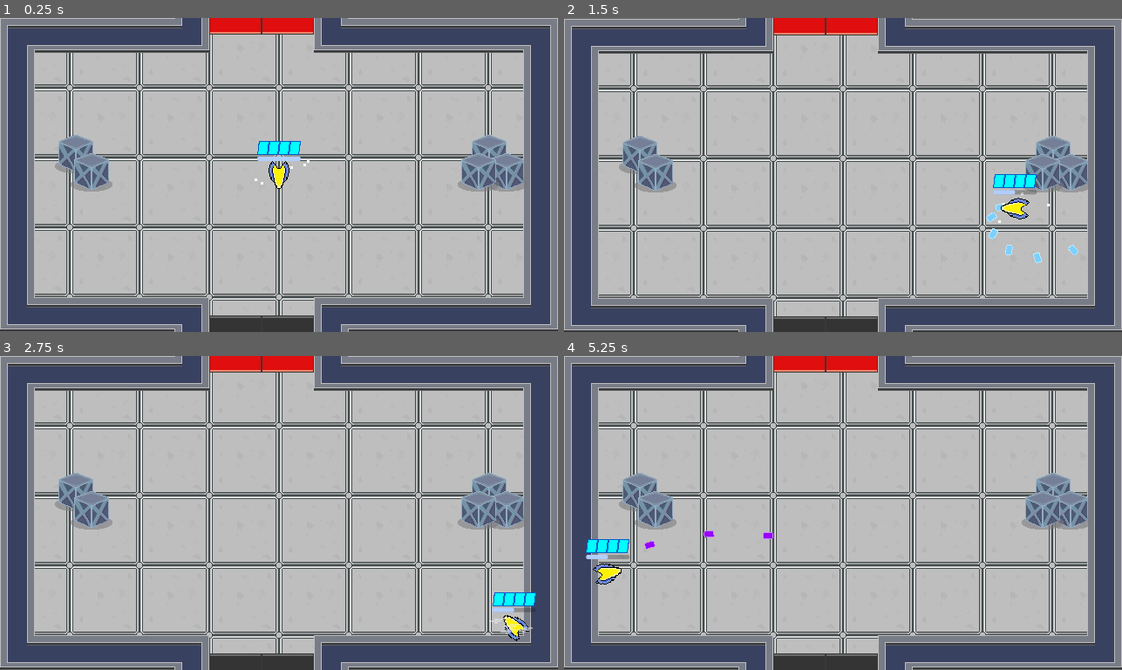
Above: before the commit, frames 1-4 (two rows, left to right).
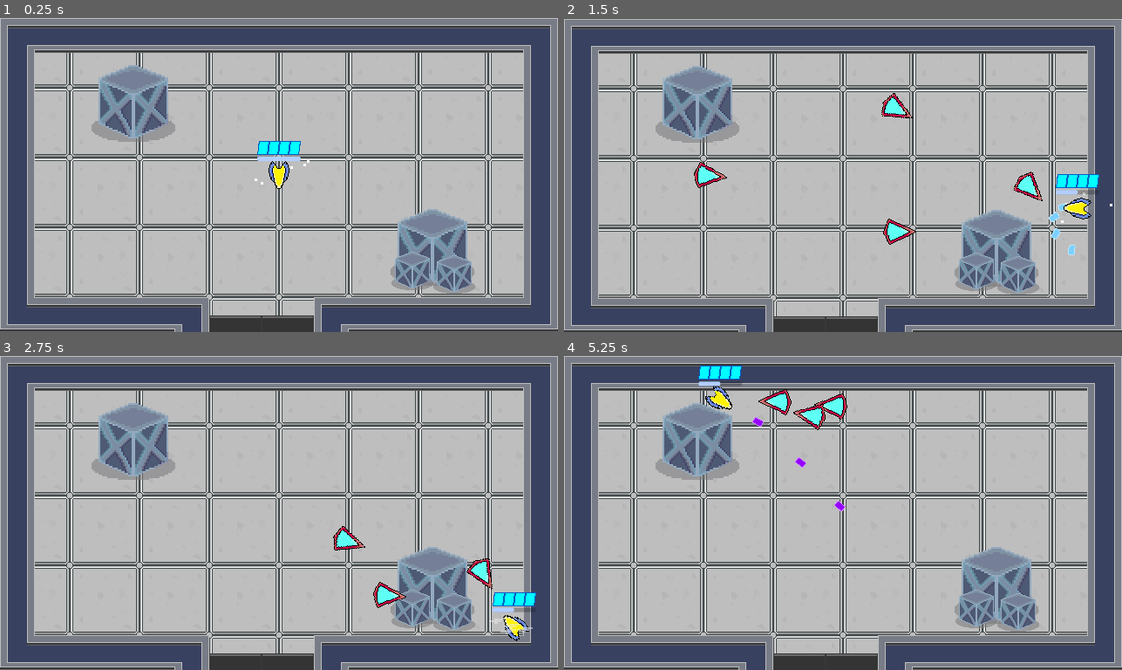
Above: after the commit, the same moments.

Repository: Nick98765432/Space-Blast
Game: Godot game, scene res://Levels/Level levels/group 1/Level 1-1.tscn
Two runs of this game, one before a commit and one after it. Both use one fixed random seed, a clock stepped at 60 frames per second and the inputs below. Before the commit the project starts from res://Levels/Level levels/group 2/Level 2-3.tscn. Sound files missing from this copy of the repository are replaced by a short silence.
Inputs (mouse positions are in pixels of both pictures, inside the frame that each line leads up to):
- Up to frame 1 (0.25 s): no input
- Up to frame 2 (1.5 s): move the mouse to (965, 159) at 0.52 s; hold D (right) 0.53-1.28 s; tap Shift (dash) at 0.6 s; move the mouse to (731, 190) at 1.27 s; hold S (down) from 1.28 s (still down); right-click (731, 190) at 1.35 s
- Up to frame 3 (2.75 s): tap Shift (dash) at 1.55, 2.1 s; move the mouse to (334, 443) at 2.02 s; release S (down) at 2.03 s; hold D (right) from 2.03 s (still down)
- Up to frame 4 (5.25 s): move the mouse to (815, 575) at 2.77 s; release D (right) at 2.78 s; hold W (up) 2.78-3.53 s; tap 3 (fullAuto) at 2.85 s; tap Shift (dash) at 3.05, 3.8, 4.55 s; move the mouse to (1010, 560) at 3.52 s; hold A (left) 3.53-5.03 s; tap E (interact) at 3.6 s; move the mouse to (675, 465) at 4.27 s; tap Space (parry) at 4.35 s; move the mouse to (870, 513) at 5.02 s; press the mouse at (870, 513) at 5.03 s; hold S (down) from 5.03 s (still down)

The runs differ from the first frame. In frame 1, 11% of the frame differs, in the area x 9-94%, y 0-88%; in frame 2, 13%; in frame 3, 12%; in frame 4, 14%, in the area x 3-94%, y 0-88%.

Commit message:
music stuff

Diff:
--- a/Enemies/health.gd
+++ b/Enemies/health.gd
@@ -26,10 +26,6 @@
 	else:
 		if bossBar:
 			bossBar.hide()
-	if bossBar:
-		print(bossBar.visible)
-		print(bossBar.position)
-	print(player.bossBarCount)
 
 func _process(delta: float) -> void:
 	if bossBar:
--- a/Levels/Level levels/group 1/Level 1-1.tscn
+++ b/Levels/Level levels/group 1/Level 1-1.tscn
@@ -148,6 +148,7 @@
 volume_db = -3.0
 autoplay = true
 script = ExtResource("2_v16v0")
+intro = true
 
 [node name="Music" type="AudioStreamPlayer" parent="." node_paths=PackedStringArray("intro")]
 stream = ExtResource("3_grpvx")
--- a/Levels/Level levels/group 1/Level 1-3.tscn
+++ b/Levels/Level levels/group 1/Level 1-3.tscn
@@ -19,6 +19,8 @@
 [ext_resource type="PackedScene" uid="uid://s5rskgpj4mpd" path="res://Levels/LevelBuilderStuff/Scenes/useful stuff/doorStuff/RedKey.tscn" id="13_5h2pn"]
 [ext_resource type="PackedScene" uid="uid://c0tlo2ft5d445" path="res://Levels/LevelBuilderStuff/Scenes/spawners/GunManSpawner.tscn" id="14_ddsie"]
 [ext_resource type="PackedScene" uid="uid://c6nybe6m7akgp" path="res://Levels/LevelBuilderStuff/Scenes/useful stuff/level format/LevelEnd.tscn" id="16_6vuim"]
+[ext_resource type="AudioStream" uid="uid://bi20r3lox2aba" path="res://Sounds/Music/Another Chance - Infrared Scale.wav" id="18_g7xef"]
+[ext_resource type="PackedScene" uid="uid://c1h1pkc4yg5pk" path="res://Levels/Level levels/group 2/Level 2-1.tscn" id="21_qx10y"]
 
 [sub_resource type="NavigationPolygon" id="NavigationPolygon_2f3ce"]
 vertices = PackedVector2Array(20, 20, -20, 20, -20, -20, 20, -20)
@@ -280,15 +282,20 @@
 [node name="ProjGuySpawner2" parent="Enemies/Room 3/Wave 2" instance=ExtResource("10_h0q26")]
 position = Vector2(1120, 456)
 
-[node name="Door4" parent="Enemies" instance=ExtResource("6_jb7vc")]
+[node name="Door4" parent="Enemies" node_paths=PackedStringArray("music") instance=ExtResource("6_jb7vc")]
 position = Vector2(300, 0)
 rotation = 1.5708
 red = true
 blue = true
-
-[node name="NextRoom4" parent="Enemies" instance=ExtResource("7_miwav")]
-position = Vector2(320, -93)
+stopMusic = true
+music = NodePath("../../Music")
+
+[node name="NextRoom4" parent="Enemies" node_paths=PackedStringArray("current") instance=ExtResource("7_miwav")]
+position = Vector2(320, -137)
 scale = Vector2(32.76, 1)
+changeMusic = true
+current = NodePath("../../Music")
+newMusic = ExtResource("18_g7xef")
 
 [node name="Room 4" parent="Enemies" instance=ExtResource("7_nguxp")]
 roomNum = 4
@@ -302,3 +309,4 @@
 [node name="LevelEnd" parent="Enemies" instance=ExtResource("16_6vuim")]
 position = Vector2(300, -360)
 rotation = 1.5708
+next_level = ExtResource("21_qx10y")
--- a/Levels/Level levels/group 2/Level 2-1.tscn
+++ b/Levels/Level levels/group 2/Level 2-1.tscn
@@ -19,6 +19,7 @@
 [ext_resource type="PackedScene" uid="uid://dlxy3vkwnnr3u" path="res://Levels/LevelBuilderStuff/Scenes/useful stuff/hazards/ExplosiveBarrel.tscn" id="14_vovti"]
 [ext_resource type="PackedScene" uid="uid://ly8tu4r8ls8n" path="res://Levels/LevelBuilderStuff/Scenes/spawners/scatterShotGuySpawner.tscn" id="15_h41sl"]
 [ext_resource type="PackedScene" uid="uid://c6nybe6m7akgp" path="res://Levels/LevelBuilderStuff/Scenes/useful stuff/level format/LevelEnd.tscn" id="16_c3a6k"]
+[ext_resource type="PackedScene" uid="uid://niyvwjxqyl" path="res://Levels/Level levels/group 2/Level 2-2.tscn" id="20_lfxvo"]
 
 [sub_resource type="NavigationPolygon" id="NavigationPolygon_2f3ce"]
 vertices = PackedVector2Array(20, 20, -20, 20, -20, -20, 20, -20)
@@ -439,3 +440,4 @@
 [node name="LevelEnd" parent="Level" instance=ExtResource("16_c3a6k")]
 position = Vector2(820, 1441)
 rotation = -1.57079
+next_level = ExtResource("20_lfxvo")
--- a/Levels/Level levels/group 2/Level 2-2.tscn
+++ b/Levels/Level levels/group 2/Level 2-2.tscn
@@ -22,6 +22,7 @@
 [ext_resource type="PackedScene" uid="uid://ca3yhjtp63qow" path="res://Levels/LevelBuilderStuff/Scenes/spawners/projGuySpawner.tscn" id="15_k2e7q"]
 [ext_resource type="PackedScene" uid="uid://s5rskgpj4mpd" path="res://Levels/LevelBuilderStuff/Scenes/useful stuff/doorStuff/RedKey.tscn" id="18_wcid3"]
 [ext_resource type="PackedScene" uid="uid://c6nybe6m7akgp" path="res://Levels/LevelBuilderStuff/Scenes/useful stuff/level format/LevelEnd.tscn" id="19_2baht"]
+[ext_resource type="PackedScene" uid="uid://dpcxtgekp4wdq" path="res://Levels/Level levels/group 2/Level 2-3.tscn" id="23_nnkfj"]
 
 [sub_resource type="NavigationPolygon" id="NavigationPolygon_2f3ce"]
 vertices = PackedVector2Array(20, 20, -20, 20, -20, -20, 20, -20)
@@ -522,3 +523,4 @@
 [node name="LevelEnd" parent="." instance=ExtResource("19_2baht")]
 position = Vector2(1921, -180)
 rotation = 3.14159
+next_level = ExtResource("23_nnkfj")
--- a/Levels/Level levels/group 2/Level 2-3.tscn
+++ b/Levels/Level levels/group 2/Level 2-3.tscn
@@ -15,6 +15,7 @@
 [ext_resource type="PackedScene" uid="uid://b2ibhn8rcdb1e" path="res://Levels/LevelBuilderStuff/Scenes/spawners/meleeSpawner.tscn" id="13_iov42"]
 [ext_resource type="PackedScene" uid="uid://ctf1qegjgm8oq" path="res://Levels/LevelBuilderStuff/Scenes/spawners/teleGuySpawner.tscn" id="14_5aspc"]
 [ext_resource type="PackedScene" uid="uid://s5rskgpj4mpd" path="res://Levels/LevelBuilderStuff/Scenes/useful stuff/doorStuff/RedKey.tscn" id="14_7y6vo"]
+[ext_resource type="AudioStream" uid="uid://c4oisdxdslhy0" path="res://Sounds/Music/Beyond Comprehension - Infrared Scale.wav" id="16_htaxw"]
 [ext_resource type="PackedScene" uid="uid://du0oxjga7nmv5" path="res://Levels/LevelBuilderStuff/Scenes/spawners/MirageSpawner.tscn" id="16_x8j8o"]
 [ext_resource type="PackedScene" uid="uid://c6nybe6m7akgp" path="res://Levels/LevelBuilderStuff/Scenes/useful stuff/level format/LevelEnd.tscn" id="17_yu0bb"]
 [ext_resource type="PackedScene" uid="uid://ebh654kfwuer" path="res://Levels/LevelBuilderStuff/Scenes/props/Box.tscn" id="18_wbrnd"]
@@ -174,10 +175,12 @@
 
 [node name="Level" type="Node2D" parent="."]
 
-[node name="Door" parent="Level" instance=ExtResource("8_ajbfh")]
+[node name="Door" parent="Level" node_paths=PackedStringArray("music") instance=ExtResource("8_ajbfh")]
 position = Vector2(300, 0)
 rotation = 1.5708
 red = true
+stopMusic = true
+music = NodePath("../../Music")
 
 [node name="Door2" parent="Level" instance=ExtResource("8_ajbfh")]
 position = Vector2(300, 360)
@@ -236,9 +239,12 @@
 position = Vector2(300, 943)
 rotation = 1.5708
 
-[node name="NextRoom3" parent="Level" instance=ExtResource("9_5rusm")]
-position = Vector2(302, -63)
-scale = Vector2(13.28, 1.44)
+[node name="NextRoom3" parent="Level" node_paths=PackedStringArray("current") instance=ExtResource("9_5rusm")]
+position = Vector2(304, -140)
+scale = Vector2(30.92, 1.44)
+changeMusic = true
+current = NodePath("../../Music")
+newMusic = ExtResource("16_htaxw")
 
 [node name="Room 3" parent="Level" instance=ExtResource("10_skfin")]
 roomNum = 3
--- a/Levels/LevelBuilderStuff/door.gd
+++ b/Levels/LevelBuilderStuff/door.gd
@@ -5,6 +5,8 @@
 @export var speed: float = 10
 @export var red: bool = false
 @export var blue: bool = false
+@export var stopMusic: bool = false
+@export var music: AudioStreamPlayer
 @export var redSprite: CompressedTexture2D
 @export var blueSprite: CompressedTexture2D
 @onready var upper: StaticBody2D = $upper
@@ -54,6 +56,8 @@
 		opened = true
 		if not locked:
 			door_sfx.play()
+			if stopMusic:
+				music.stop()
 
 
 func _on_open_close_area_body_exited(body: Node2D) -> void:
@@ -64,6 +68,7 @@
 
 func _on_lock():
 	locked = true
+	opened = false
 
 func _on_unlock():
 	locked = false
--- a/Levels/LevelBuilderStuff/next_room.gd
+++ b/Levels/LevelBuilderStuff/next_room.gd
@@ -1,6 +1,8 @@
 extends Area2D
 
-
+@export var changeMusic: bool = false
+@export var current: AudioStreamPlayer
+@export var newMusic: AudioStreamWAV
 
 func _on_body_entered(body: Node2D) -> void:
 	if body is Player:
@@ -8,4 +10,7 @@
 		body.encounter.x += 1
 		body.spawnLocation = global_position
 		Signals.emit_signal("change")
+		if changeMusic:
+			current.stream = newMusic
+			current.play()
 		queue_free()
--- a/project.godot
+++ b/project.godot
@@ -11,7 +11,7 @@
 [application]
 
 config/name="Space Blast the Remake"
-run/main_scene="res://Levels/Level levels/group 2/Level 2-3.tscn"
+run/main_scene="res://Levels/Level levels/group 1/Level 1-1.tscn"
 config/features=PackedStringArray("4.3", "Mobile")
 config/icon="res://Levels/Sprites and Assets/icon.svg"
 
Not shown: 1 places in Levels/Level levels/group 1/Level 1-3.tscn that only renumber resources
Not shown: 1 places in Levels/Level levels/group 2/Level 2-1.tscn that only renumber resources
Not shown: 1 places in Levels/Level levels/group 2/Level 2-2.tscn that only renumber resources
Not shown: 1 places in Levels/Level levels/group 2/Level 2-3.tscn that only renumber resources
